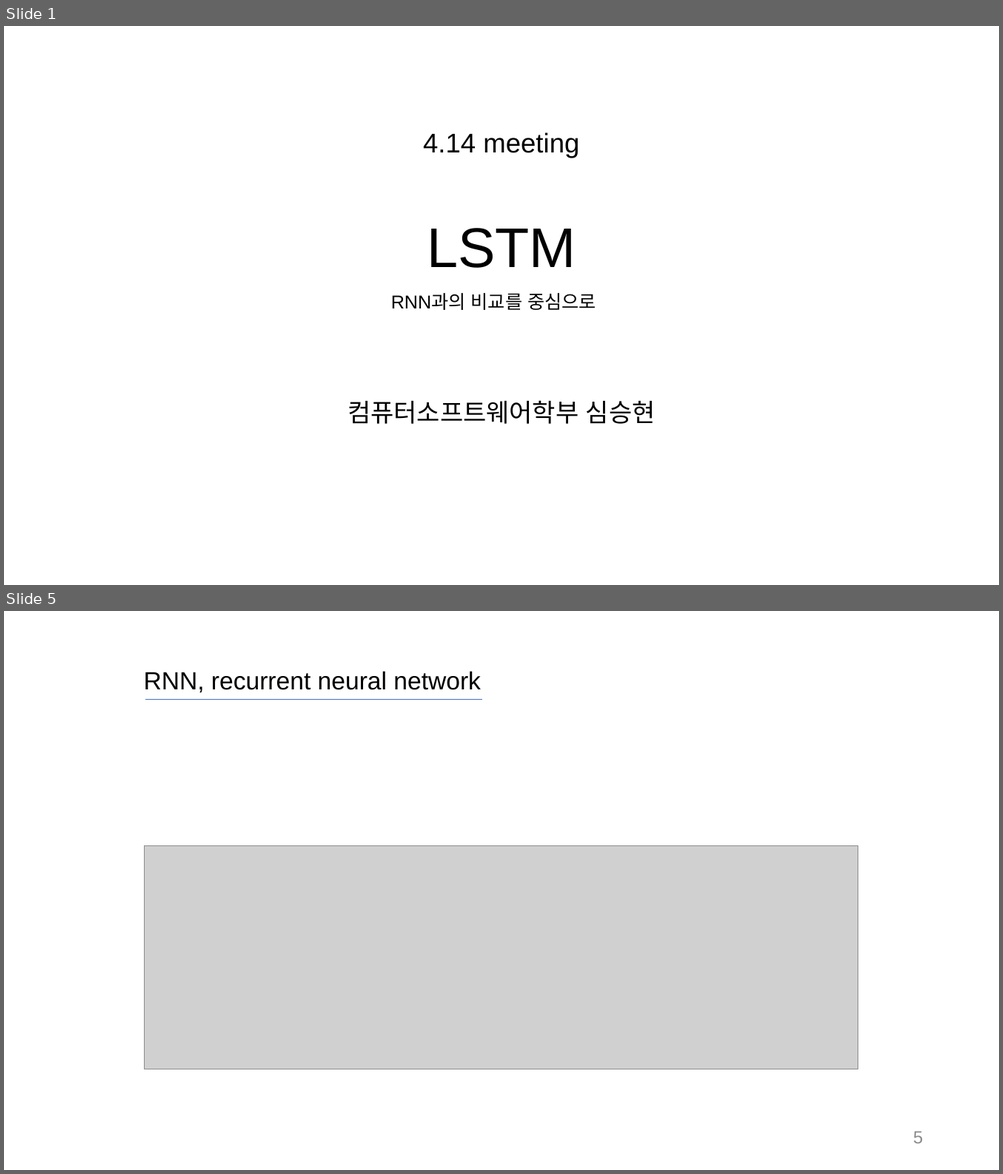
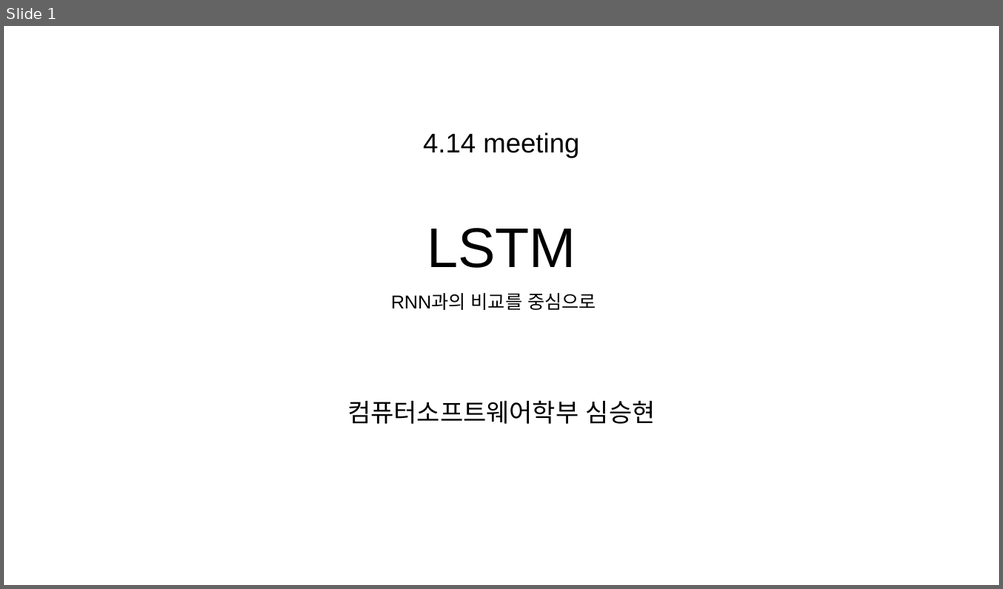
Before and after one commit to SiLviASizZ/HYU_2022, a slide deck: gradproj/meeting/0407_meeting/발표자료/LSTM.pptx. Shown one above the other, each under a label of ours: slides 1 and 5 before the commit, slide 1 after it; the slides between them are not shown. The pictures are 1003x1174 and 1003x589 pixels, drawn with LibreOffice and Linux fonts; fonts in the diff are those of the drawing; grey boxes stand for pictures. Boxes give left, top, right and bottom in pixels: in the first picture for what was removed or moved away, otherwise in the second. Text is boxed around its words. In the diff, an @@ line names an element or a change of style, - is before the commit and + after.

```diff
--- a/gradproj/meeting/0407_meeting/발표자료/LSTM.pptx
+++ b/gradproj/meeting/0407_meeting/발표자료/LSTM.pptx
@@ slide 5 removed at <box>4,611,999,1170</box>, background #FFFFFF @@
@@ text removed at <box>144,671,481,693</box> @@
-RNN, recurrent neural network
@@ line removed from (145, 699) to (482, 699) @@
@@ picture removed at <box>145,846,857,1070</box> @@
@@ page number removed at <box>913,1131,922,1144</box> @@
-5
```
Also in this commit, not shown: 3 slides changed, 2 slides added, 1 other slide removed, 3 other files.
